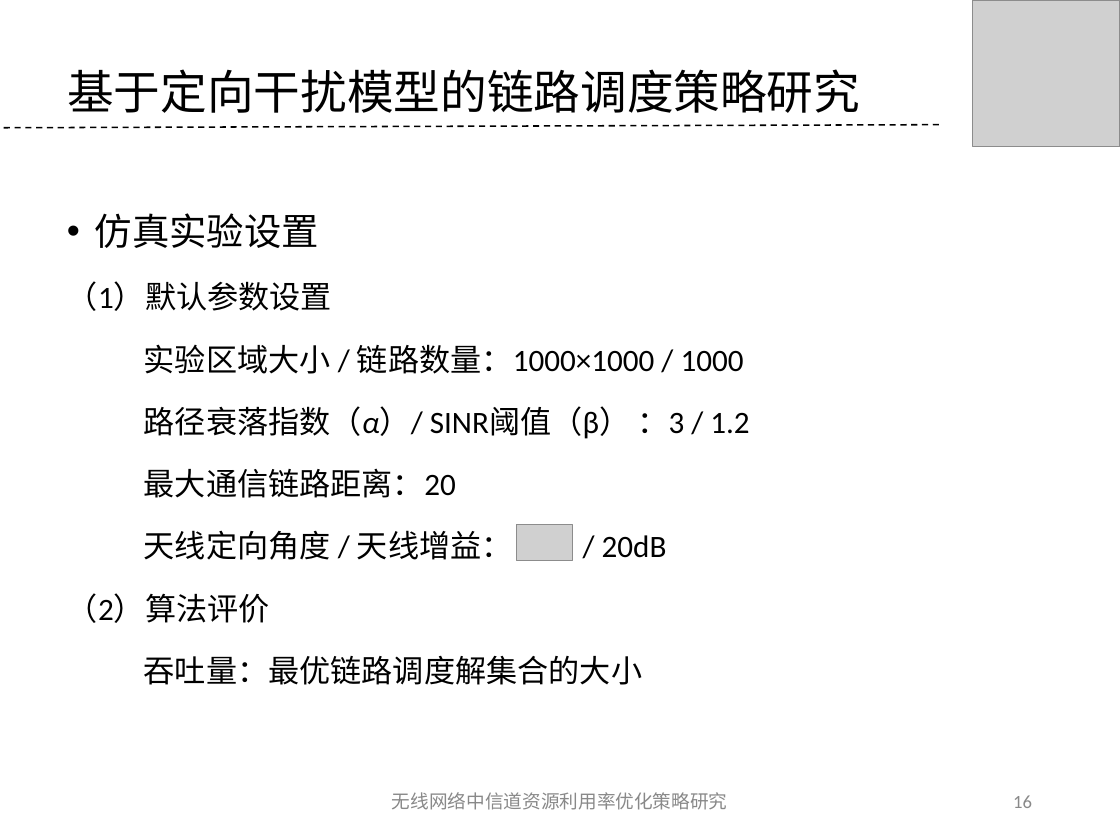
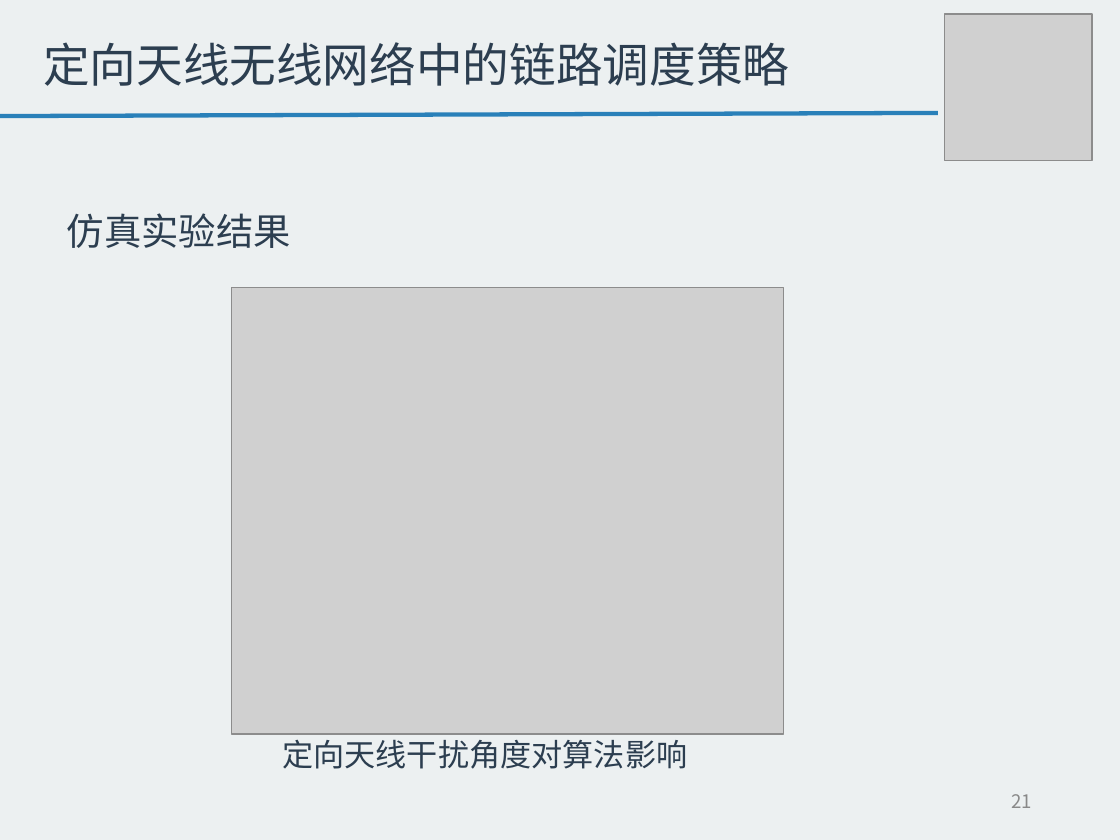
Before and after one commit to tangzhaoshu/playground, a slide deck: slide 21 of ResearchWork/毕业答辩--唐兆树.ppt (slide 16 before the commit). Drawn at 1120x840 pixels with LibreOffice and Linux fonts; fonts in the diff are those of the drawing; grey boxes stand for pictures; background and template pictures are left out. Boxes give left, top, right and bottom in pixels: in the first picture for what was removed or moved away, otherwise in the second. Text is boxed around its words. In the diff, an @@ line names an element or a change of style, - is before the commit and + after.

```diff
--- a/ResearchWork/毕业答辩--唐兆树.ppt
+++ b/ResearchWork/毕业答辩--唐兆树.ppt
@@ background picture (left out) to #ECF0F1 @@
@@ picture: place and size @@
-picture at bbox=[972, 0, 1120, 147]
+picture at bbox=[944, 15, 1092, 161]
@@ title at bbox=[43, 42, 789, 86]: text changed; text colour #000000 to #2C3E50 @@
-基于定向干扰模型的链路调度策略研究
+定向天线无线网络中的链路调度策略
@@ line moved from (3, 128) - (942, 124) to (0, 116) - (937, 113) @@
@@ line (0, 116) - (937, 113): stroke #000000 0.99 pt dashed to #2980B9 2.75 pt @@
@@ text at bbox=[67, 213, 291, 248]: text changed; size 20 to 24 pt; font Calibri to Noto Sans CJK SC; text colour #000000 to #2C3E50 @@
-• 仿真实验设置
-（1）默认参数设置
-实验区域大小 / 链路数量：1000×1000 / 1000
-路径衰落指数（α）/ SINR阈值（β） ：3 / 1.2
-最大通信链路距离：20
-天线定向角度 / 天线增益： / 20dB
-（2）算法评价
-吞吐量：最优链路调度解集合的大小
+仿真实验结果
@@ picture added at bbox=[232, 288, 784, 734] @@
@@ picture removed at bbox=[516, 525, 572, 561] @@
@@ text added at bbox=[282, 734, 687, 769], 20 pt, text #2C3E50 @@
+定向天线干扰角度对算法影响
@@ text removed at bbox=[392, 792, 728, 810] @@
-无线网络中信道资源利用率优化策略研究
@@ page number at bbox=[1011, 794, 1032, 808]: text changed; font Calibri to Noto Sans CJK SC @@
-16
+21
```
Also in this commit, not shown: 33 other slides changed, 5 slides added, 5 slides removed, 9 other files.
